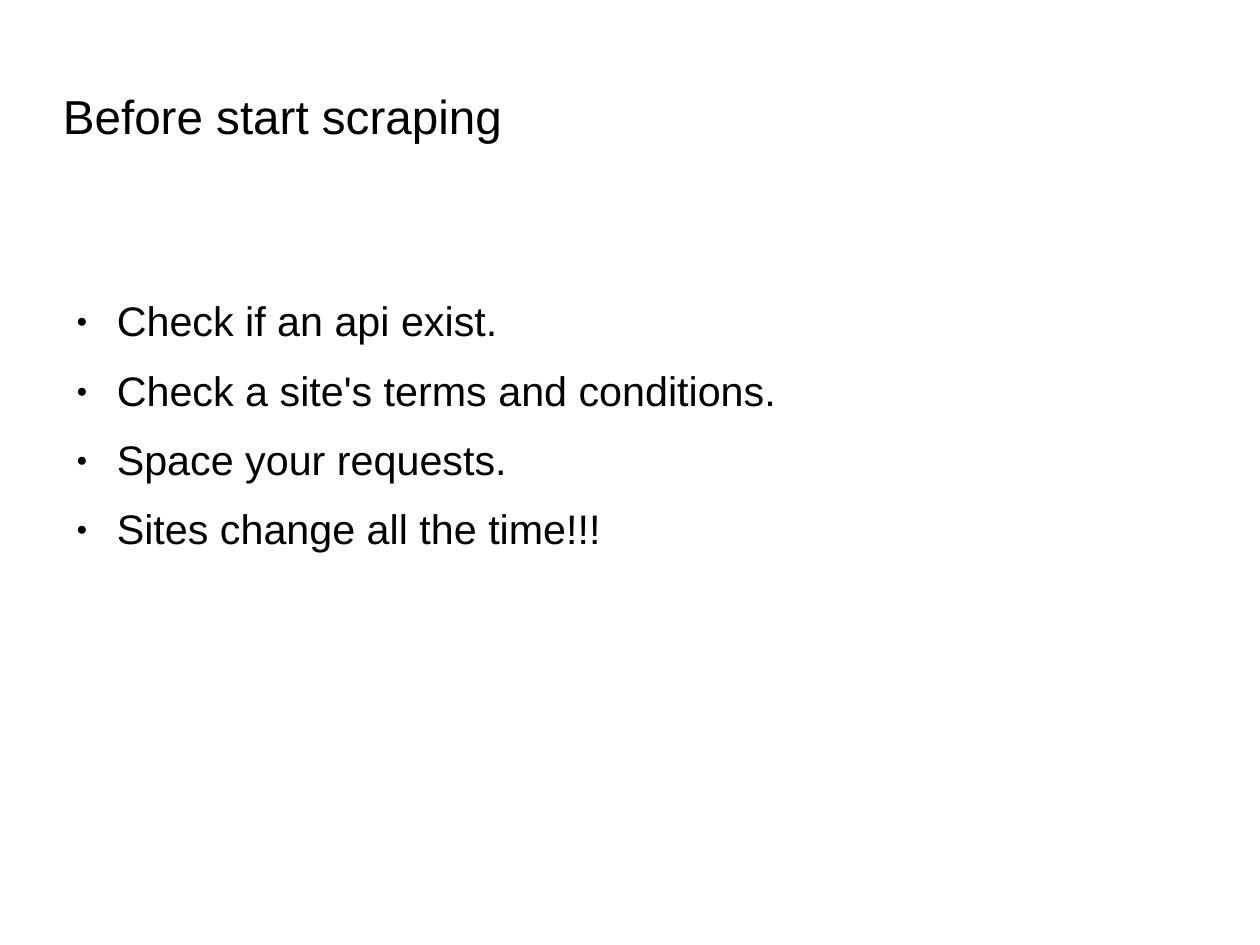
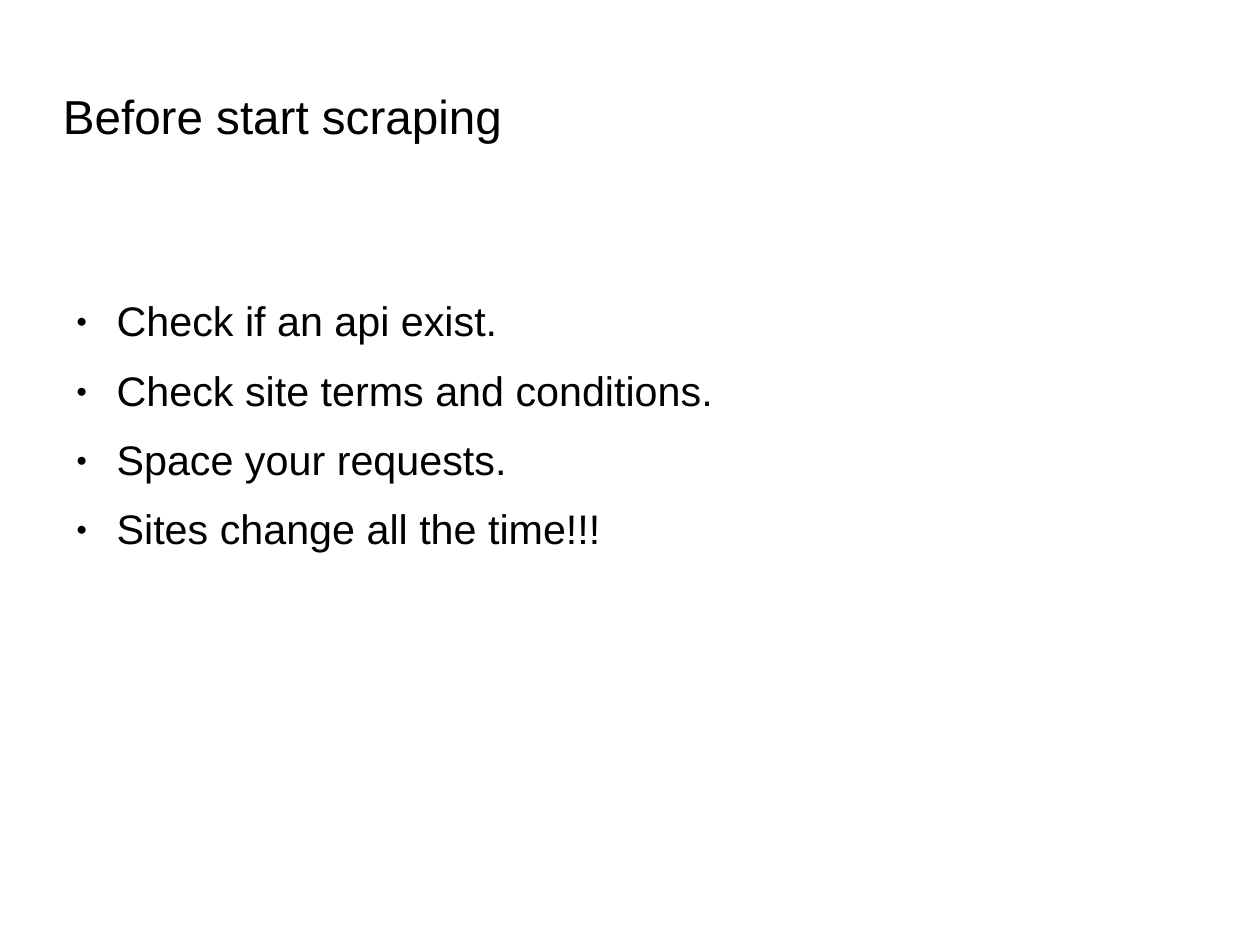
Before and after one commit to supita/Pyladies-Python-Web-Scraping, a slide deck: slide 4 of pyladies.ppt. Drawn at 1260x945 pixels with LibreOffice and Linux fonts; fonts in the diff are those of the drawing; background and template pictures are left out. Boxes give left, top, right and bottom in pixels: in the first picture for what was removed or moved away, otherwise in the second. Text is boxed around its words. In the diff, an @@ line names an element or a change of style, - is before the commit and + after.

Commit message:
little update on the ppt

```diff
--- a/pyladies.ppt
+++ b/pyladies.ppt
@@ text at (117,376,713,407): text changed @@
-● Check a site's terms and conditions.
+● Check site terms and conditions.
```
Also in this commit, not shown: 8 other slides changed.
